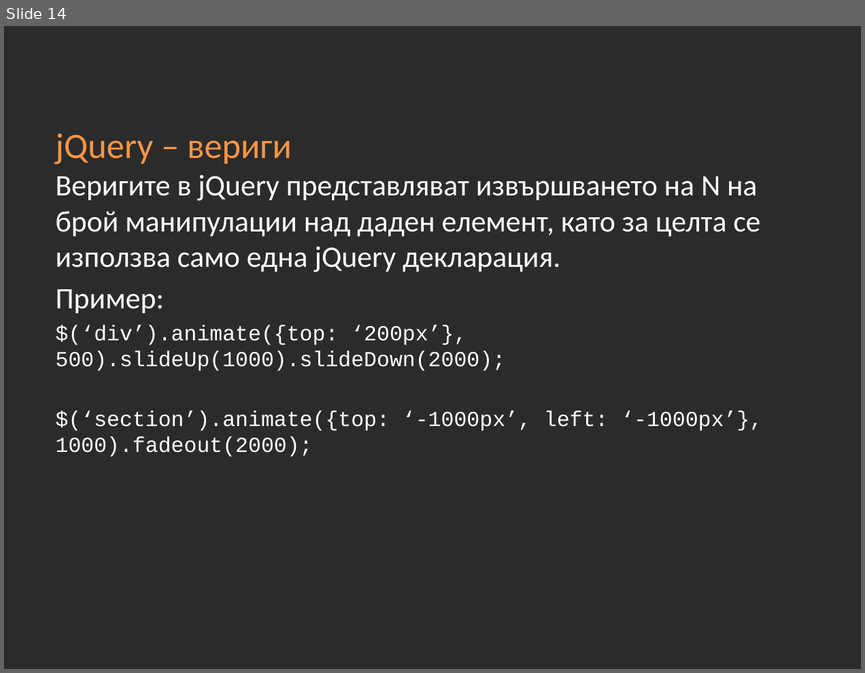
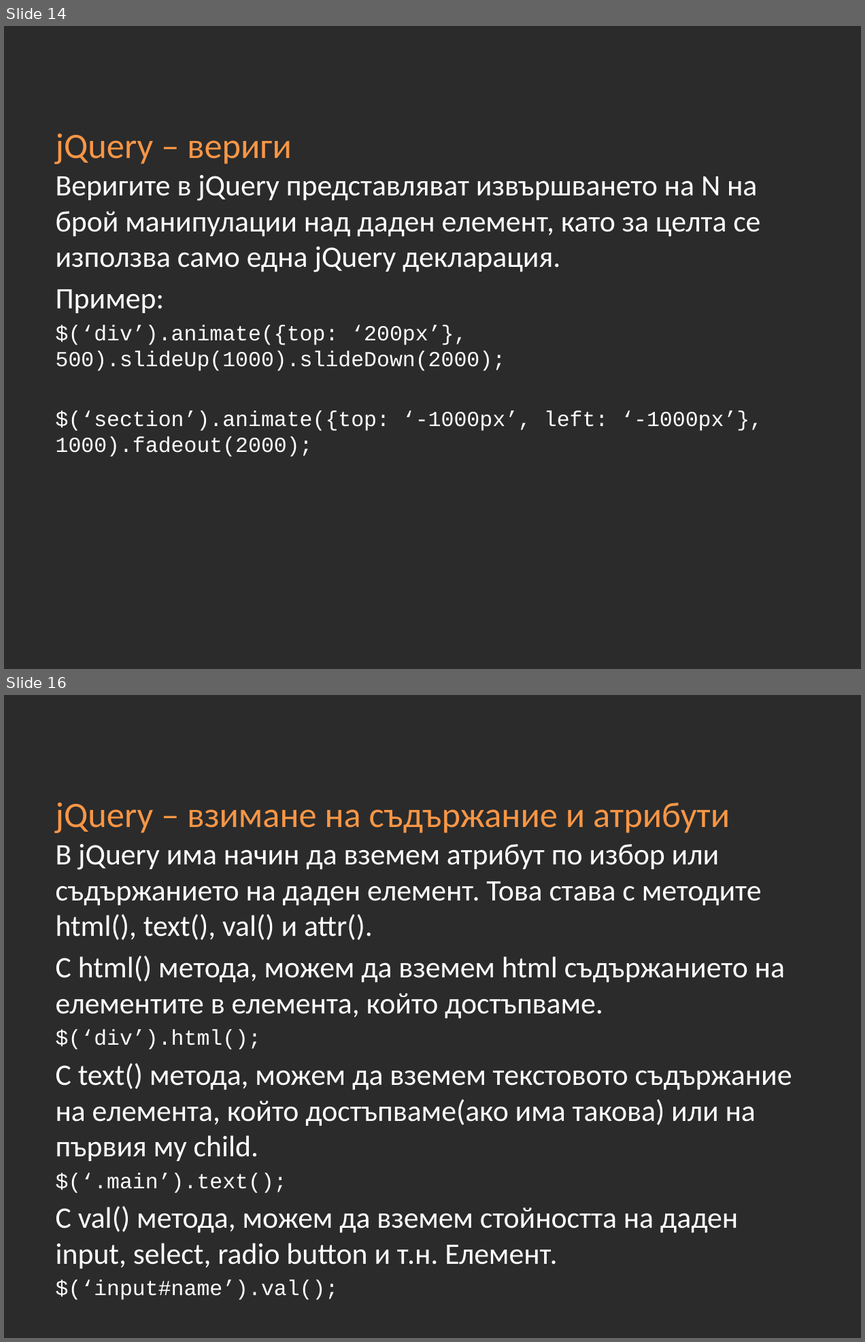
Before and after one commit to Academy-Soft-Intellect/Front-End-Course, a slide deck: 11-jQuery.pptx. Shown one above the other, each under a label of ours: slide 14 before the commit, slides 14 and 16 after it; the slides between them are not shown. The pictures are 865x673 and 865x1342 pixels, drawn with LibreOffice and Linux fonts; fonts in the diff are those of the drawing; background and template pictures are left out; a plain dark background stands for a picture behind light text. Boxes give left, top, right and bottom in pixels: in the first picture for what was removed or moved away, otherwise in the second. Text is boxed around its words. In the diff, an @@ line names an element or a change of style, - is before the commit and + after.

```diff
--- a/11-jQuery.pptx
+++ b/11-jQuery.pptx
@@ slide 16 added at [4,695,861,1338], background picture (left out) @@
@@ title added at [56,802,730,833], 30 pt, text #F79646 @@
+jQuery – взимане на съдържание и атрибути
@@ text added at [56,844,792,1300], 25 pt, text #FFFFFF @@
+В jQuery има начин да вземем атрибут по избор или съдържанието на даден елемент. Това става с методите html(), text(), val() и attr().
+С html() метода, можем да вземем html съдържанието на елементите в елемента, който достъпваме.
+$(‘div’).html();
+С text() метода, можем да вземем текстовото съдържание на елемента, който достъпваме(ако има такова) или на първия му child.
+$(‘.main’).text();
+С val() метода, можем да вземем стойността на даден input, select, radio button и т.н. Елемент.
+$(‘input#name’).val();
```
Also in this commit, not shown: 3 slides changed, 11 other slides added.
